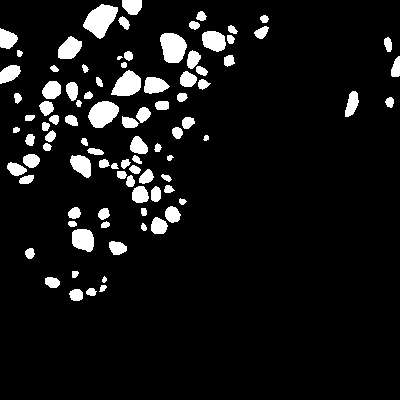
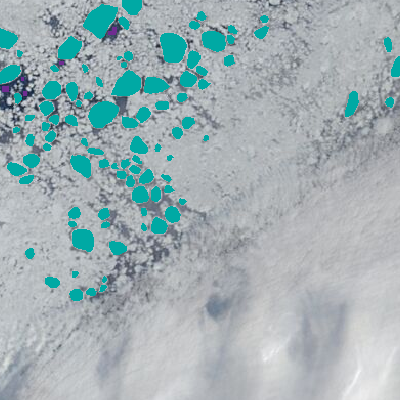
Before/after of a 400px x 400px layered artwork. What changed in the layer stack:
hid "ice floes" (1st of 2) over (0, 0, 400, 400)
added layer "water samples" (2nd of 2) above "landfast ice" over (2, 27, 117, 96)
